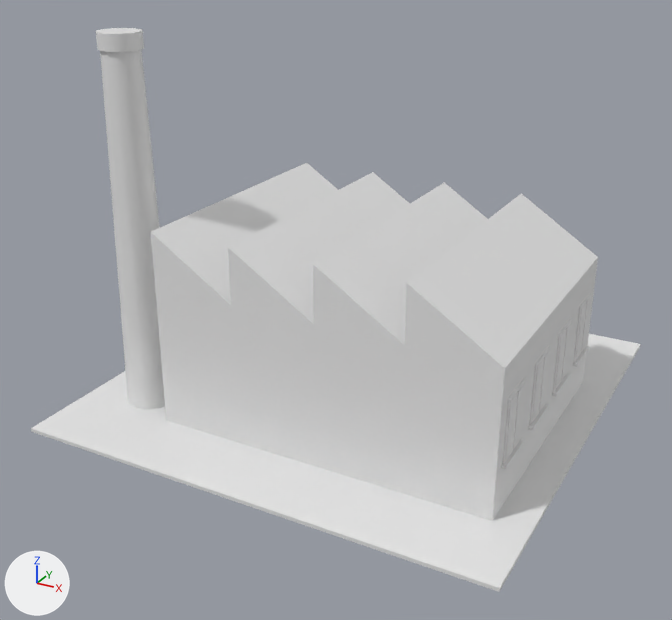
The glTF model assets/models/plant.glb, before and after one commit.
One viewpoint serves both versions: a 50 mm lens placed at (6.6, -12.95, 7.82), pointed at (-0.12, -0.74, 1.71). Lighting does not change. The marker at lower left points along +X, +Y and +Z. The first picture is the older version. Where no turn or scale is listed for an object, it has been applied to the vertices. Vertices at exactly the same position are counted once.

Objects in the first picture: 'Plant'.
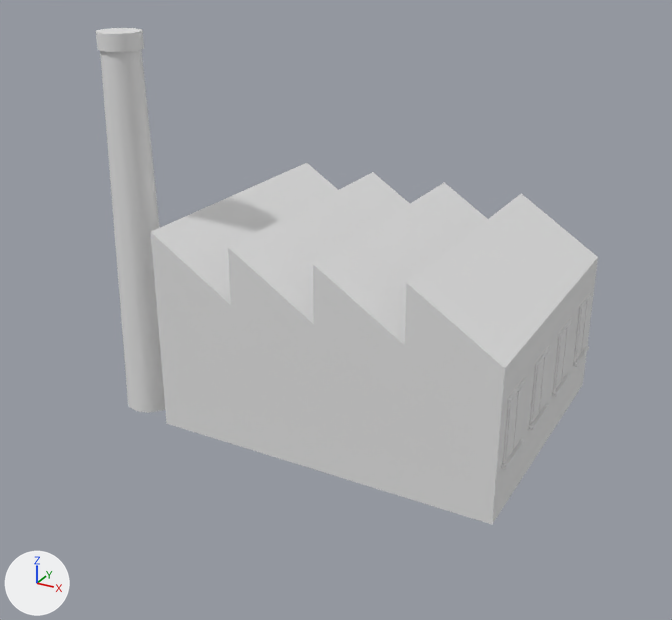
Location of each change, [x1, y1, x2, y2] in pixels of the pictures (672 x 620 px):
```json
{"object": "Plant", "change": "reshaped", "before": [31, 28, 641, 592], "after": [96, 28, 598, 524], "on screen": "18% narrower, 12% shorter"}
{"part": 1, "of": "me_plant", "change": "deleted", "before": [31, 334, 641, 592]}
```

Edits to the scene script, one JSON object a line:
```json
{"block": "me_plant", "where": "# used by ob_plant; location = (0.0, 0.0, 0.0)"}
{"op": "remove", "block": "me_plant", "code": "me_plant.from_pydata(...)  # 414 vertices, 656 faces; spans x -3.95..3.95, y -3.95..3.95, z 0.0..6.1"}
{"op": "add", "block": "me_plant", "code": "me_plant.from_pydata(...)  # 406 vertices, 644 faces; spans x -3.5..3.47, y -2.7..2.47, z 0.0..6.1"}
{"block": "me_plant", "change": "me_plant part 1: the loose piece of 8 vertices spanning x -3.95..3.95, y -3.95..3.95, z 0.0..0.06 is deleted"}
```
